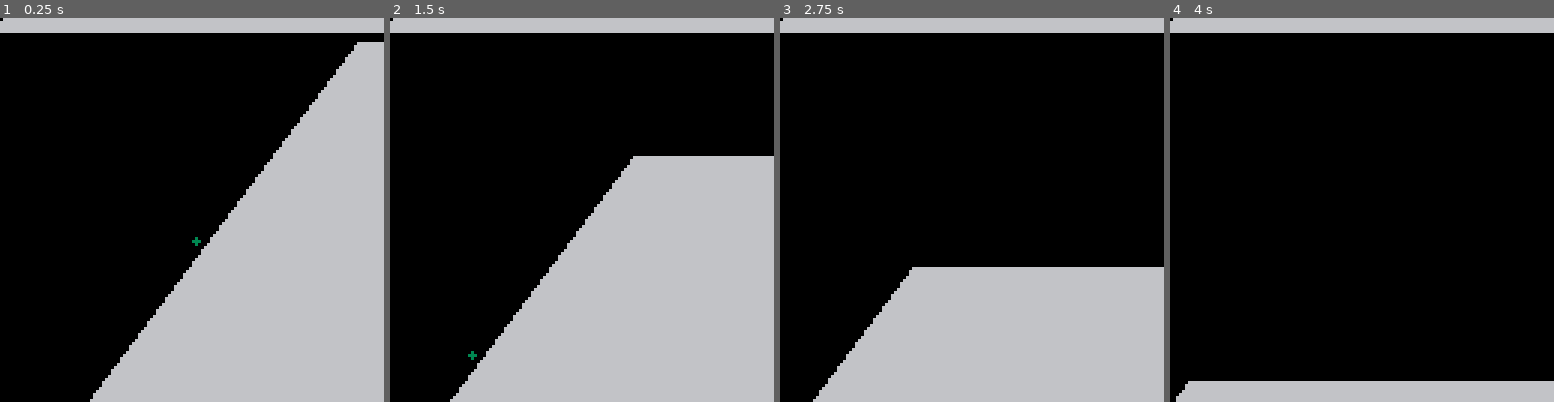
Above: before the commit, frames 1-4 (left to right).
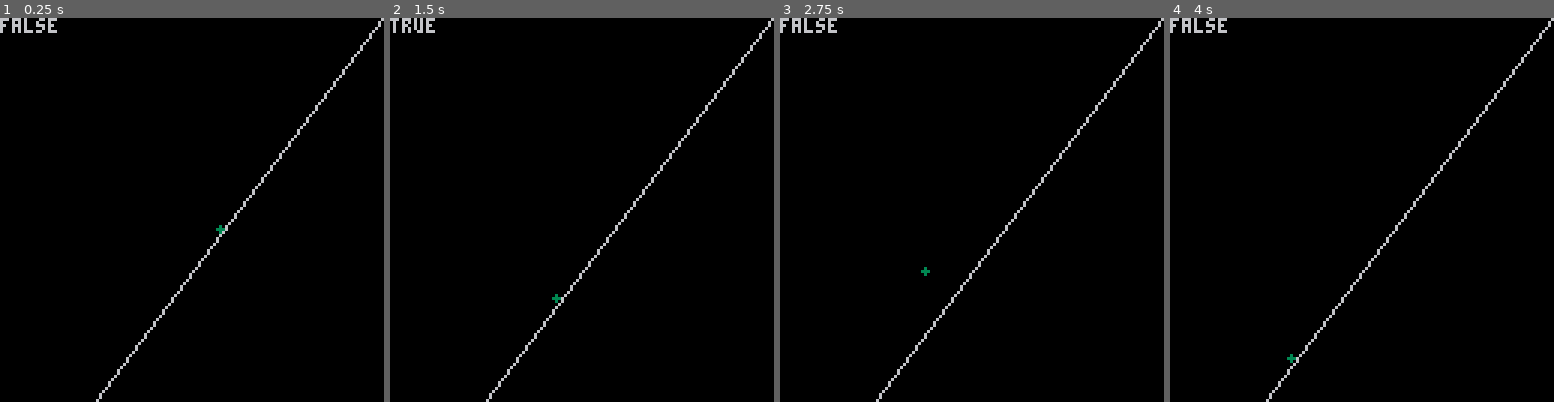
Above: after the commit, the same moments.

Repository: RIDENTEM/oneButtonJam2019
Game: PICO-8 cartridge one_button.p8
The game is run twice, just before and just after one commit, with the same random seed, the same clock (stepped at 60 frames per second) and the same inputs.
Inputs:
- Up to frame 1 (0.25 s): no input
- Up to frame 2 (1.5 s): no input
- Up to frame 3 (2.75 s): hold Up 2.15-2.42 s
- Up to frame 4 (4 s): no input

The runs differ from the first frame. In frame 1, 42% of the frame differs, in the area x 0-100%, y 0-100%; in frame 2, 42%; in frame 3, 31%; in frame 4, 9.6%.

Commit message:
Worked on collision and player movement, the player being grounded is a bit wonky so input is a little tricky

Diff:
--- a/one_button.p8
+++ b/one_button.p8
@@ -3,65 +3,74 @@
 __lua__
 px = 73
 py = 66
-g= 0.1
 lx1=32
 ly1=127
 lx2=127
 ly2=0
-pvelocity= {pvx=0,pvy=g}
+
 obstacle= {grounded=false,
 ox=0,oy=0}
-grounded = false
+
 jumping = false
 first_jump_avail = false
-double_jump_avail = true
+double_jump_avail = false
+
+function _init()
+grounded = false
+g=0.1
+pvelocity= {pvx=0,pvy=g}
+end
 
 function _draw()
 cls()
-print("one button")
+
+print(grounded)
 circfill(px,py, 1,3)
 --draw mountain
 line(lx1,ly1,lx2,ly2,6)
-
-for j=0, 127 do
+--[[for j=0, 127 do
  for i=0,127 do
   if(pget(i,j)==6) then
   pset(i+1,j,6)
   end
  end
-end
-
+end--]]
 end
 
 function check_collision()
-
- if(pget(px,py+1)==0) then
+ if(pget(px+1,py+1)==6) then
  grounded=true
  first_jump_avail=true
  second_jump_avail=false
+ pvelocity.pvx=0
+ pvelocity.pvy=0
+ else
+ grounded=false
+ pvelocity.pvy+=g
+ py+=pvelocity.pvy
  end
-
 end
 
 function _input()
-
- if(btn(2)and grounded) then
+ if(btnp(2)and grounded) then
+ jump(first_jump_avail)
  grounded = false
  first_jump_avail=false
  second_jump_avail=true
- elseif(btn(2)and second_jump_avail)
+ elseif(btnp(2)
+ and second_jump_avail)
  then
+ jump(first_jump_avail)
  first_jump_avail=false
  second_jump_avail=false
-
  end
-
 end
 
+
 function _update()
-
-if(grounded==false) slide()
-
+check_collision()
+_input()
+if(grounded) slide()
 end
 
 function spawn_obstacles()
@@ -71,23 +80,20 @@
 
 --only set gravity while jumping
 function jump(is_first)
-pvelocity += g
+pvelocity.pvy += g
  if(is_first)then
   pvelocity.pvy-=2
  else
  pvelocity.pvx+=1
  pvelocity.pvy+=0.5
  end
-
+px+=pvelocity.pvx
+py+=pvelocity.pvy
 end
 
 function slide()
  px-=1
  py+=1
- lx1-=1
- ly1+=1
- lx2-=1
- ly2+=1
  if(pget(px+1,py)==3)
  then
 
